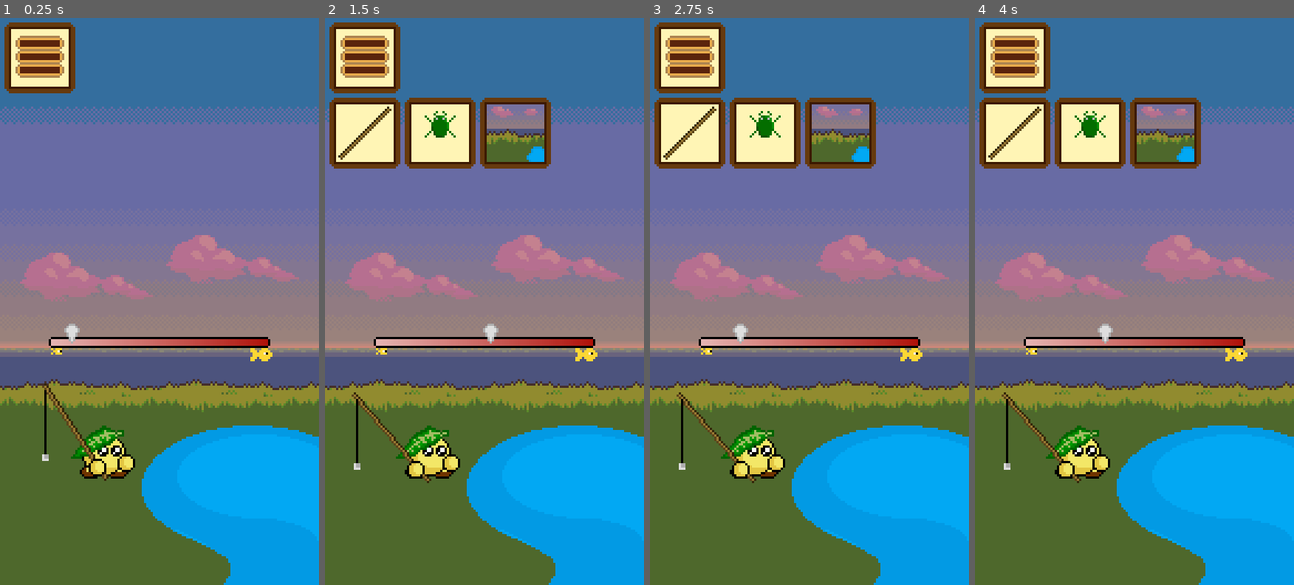
Above: before the commit, frames 1-4 (left to right).
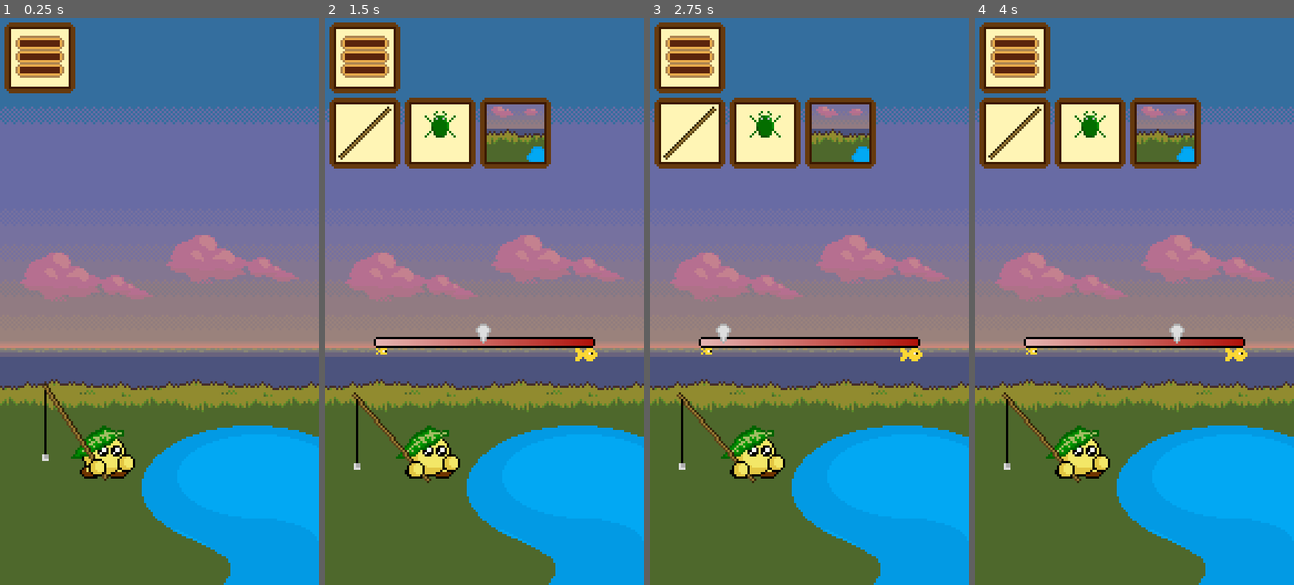
Above: after the commit, the same moments.

Repository: tsredanovic/pixquarium_v03
Game: Godot game, scene res://Main.tscn
Two runs of this game, one before a commit and one after it. Both use one fixed random seed, a clock stepped at 60 frames per second and the inputs below.
Inputs (mouse positions are in pixels of both pictures, inside the frame that each line leads up to):
- Up to frame 1 (0.25 s): no input
- Up to frame 2 (1.5 s): move the mouse to (484, 454) at 0.52 s; click (484, 454) at 0.67 s; click (363, 57) at 1.25 s
- Up to frame 3 (2.75 s): click (688, 131) at 2 s
- Up to frame 4 (4 s): click (1089, 131) at 2.75 s; click (1166, 131) at 3.5 s

The runs differ from the first frame. In frame 1, 1.6% of the frame differs, in the area x 15-86%, y 53-61%; in frame 2, 0.2%; in frame 3, 0.2%; in frame 4, 0.2%.

Commit message:
aim bar in ready state

Diff:
--- a/src/Player/AimBarPointer.gd
+++ b/src/Player/AimBarPointer.gd
@@ -11,8 +11,16 @@
 onready var direction = DIRECTIONS.RIGHT
 onready var start_position = self.position.x
 onready var end_position = start_position + PATH_LENGTH
+onready var move = false
 
+func start_moving():
+	move = true
 
+func stop_moving():
+	move = false
+
+func reset_position():
+	self.position.x = start_position
 
 func _process(delta):
 	if self.position.x >= end_position:
@@ -21,6 +29,8 @@
 	elif self.position.x <= start_position:
 		self.position.x = start_position
 		direction = DIRECTIONS.RIGHT
+	if not move:
+		return
 
 	var move_by = speed * delta
 	var extra_movement = (self.position.x / PATH_LENGTH) * acceleration
--- a/src/Player/Player.gd
+++ b/src/Player/Player.gd
@@ -36,7 +36,7 @@
 	current_state = STATE_IDLE
 	# Handle animation
 	player_ap.play("Idle")
-	# Hide result
+	# Handle ResultPanel
 	$ResultPanel.hide()
 
 func state_ready():
@@ -45,6 +45,9 @@
 	current_state = STATE_READY
 	# Handle animation
 	player_ap.play("Ready")
+	# Handle AimBar
+	$AimBar.show()
+	$AimBar/AimBarPointer.start_moving()
 
 func state_cast():
 	# Set state
@@ -52,6 +55,8 @@
 	current_state = STATE_CAST
 	# Handle animation
 	player_ap.play("Cast")
+	# Handle AimBar
+	$AimBar/AimBarPointer.stop_moving()
 
 func _on_AnimationPlayer_animation_finished(_anim_name):
 	# When `Cast` animation ends transition to `STATE_FISH`
@@ -68,6 +73,8 @@
 	# Start `fish_timer`
 	fish_timer.wait_time = rand_range(MIN_TIME_FISH_STATE, MAX_TIME_FISH_STATE)
 	fish_timer.start()
+	# Handle AimBar
+	$AimBar.hide()
 
 func _on_FishTimer_timeout():
 	# When `fish_timer` timeouts transition to `STATE_HOOKED`
@@ -96,9 +103,11 @@
 	# Stop timers
 	fish_timer.stop()
 	hooked_timer.stop()
-	# Show result panel
-	$ResultPanel/Label.text = 'Caught' if fish_caught else 'Failed'
+	# Handle ResultPanel
+	$ResultPanel/Label.text = 'Score: %s' % str(int($AimBar/AimBarPointer.position.x)) if fish_caught else 'Failed'
 	$ResultPanel.show()
+	# Handle AimBar
+	$AimBar/AimBarPointer.reset_position()
 
 func _on_ResultPanel_gui_input(event):
 	# When `mouse_pressed` on `ResultPanel` transition to `STATE_IDLE`
--- a/src/Player/Player.tscn
+++ b/src/Player/Player.tscn
@@ -130,6 +130,7 @@
 text = "Fish caught"
 
 [node name="AimBar" type="Sprite" parent="."]
+visible = false
 texture = ExtResource( 5 )
 centered = false
 offset = Vector2( 22, 17 )
--- a/src/Player/ResultPanel.gd
+++ b/src/Player/ResultPanel.gd
@@ -12,18 +12,3 @@
 	EPIC = 4,
 	LEGENDARY = 5
 }
-
-onready var fish_data = [
-	{
-		"id": FISH.LITTLE_RED,
-		"name": "Little red fish",
-		"rarity": RARITY.COMMON
-	}
-]
-func _ready():
-	pass # Replace with function body.
-
-
-# Called every frame. 'delta' is the elapsed time since the previous frame.
-#func _process(delta):
-#	pass
